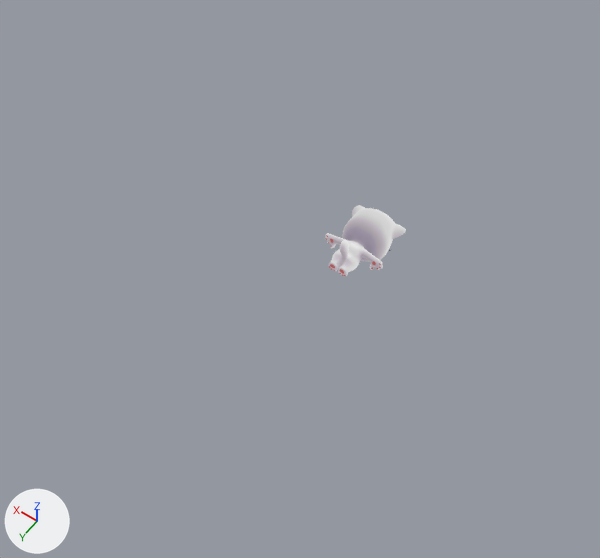
One commit to the glTF model assets/models/Character/scene.gltf: the scene before it, then after it.
One viewpoint serves both versions: a 50 mm camera at (-2.24, 3.66, 5.34) aimed at (0.06, 0.44, 0.29). Every picture has the same lights, and +X, +Y and +Z are marked at lower left. Where no turn or scale is listed for an object, it has been applied to the vertices. Vertices at the same position are counted once.

Before the edit, the objects in view are built like this:
```python
me_mesh_0 = bpy.data.meshes.new('mesh_0')
me_mesh_0.from_pydata(...)  # 1610 vertices, 3114 faces; spans x -0.287..0.287, y -0.322..0.0, z -0.104..0.265
me_mesh_0.materials.append(mat_body)
me_mesh_0_001 = bpy.data.meshes.new('mesh_0.001')
me_mesh_0_001.from_pydata(...)  # 2236 vertices, 4274 faces; spans x -0.252..0.252, y -0.214..0.179, z 0.288..0.718
me_mesh_0_001.materials.append(mat_head)
ob_object_7 = bpy.data.objects.new('Object_7', me_mesh_0)
ob_object_7.location = (0.0, 0.0, 0.0)
ob_object_8 = bpy.data.objects.new('Object_8', me_mesh_0_001)
ob_object_8.location = (0.0, 0.0, 0.0)
ob_object_8.rotation_euler = (1.571, 0.0, 0.0)  # degrees (90, 0, 0)
```
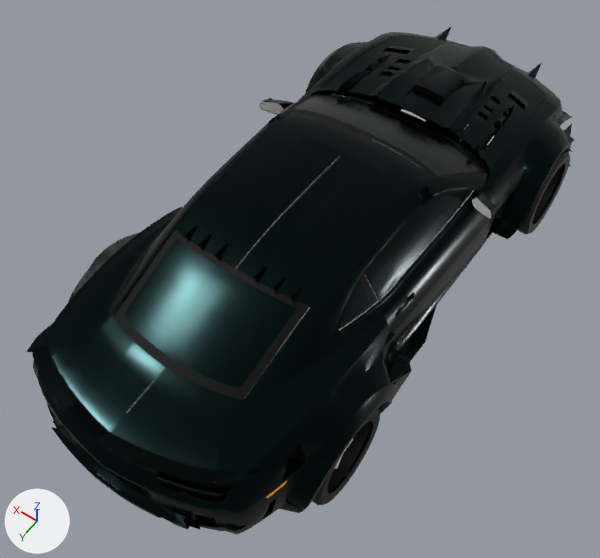
What changed in the scene script:
```text
Change me_mesh_0_001:
    used by ob_object_8; location = (0.0, 0.0, 0.0); rotation_euler = (1.571, 0.0, 0.0), in degrees (90, 0, 0)
    remove me_mesh_0_001.from_pydata(...)  # 2236 vertices, 4274 faces; spans x -0.252..0.252, y -0.214..0.179, z 0.288..0.718
    remove me_mesh_0_001.materials.append(mat_head)
    add me_mesh_0_001.from_pydata(...)  # 219 vertices, 274 faces; spans x -0.791..0.791, y -1.421..1.338, z -0.164..0.142
    me_mesh_0_001 part 1: 2236 vertices removed from x -0.252..0.252, y -0.214..0.179, z 0.288..0.718
    me_mesh_0_001 part 2: 219 vertices added at x -0.791..0.791, y -1.421..1.338, z -0.164..0.142
    add me_mesh_0_001.materials.append(mat_material_004)  # black #011112
Add me_object_12:
    me_object_12.from_pydata([(-0.83, -1.98, -1.16), (0.83, -1.98, -1.16), (-0.74, -1.98, -0.55), (0.77, -1.98, -0.55)], [], [(0, 1, 3), (0, 3, 2)])
    me_object_12.materials.append(mat_material_002)  # black #171717
Remove ob_object_7:
    ob_object_7 = bpy.data.objects.new('Object_7', me_mesh_0)
Change ob_object_8:
    add ob_object_8.parent = ob_gum_004_3
    ob_object_8.rotation_euler: (1.571, 0.0, 0.0) -> (0.0, 0.0, 0.0)  # degrees (90, 0, 0) -> degrees (0, 0, 0)
Add ob_gum_004_3:
    ob_gum_004_3 = bpy.data.objects.new('gum.004_3', None)
    ob_gum_004_3.parent = ob_gltf_scenerootnode
    ob_gum_004_3.location = (0.0, 0.538, 1.099)
Add ob_object_60:
    ob_object_60 = bpy.data.objects.new('Object_60', me_object_28)  # 691 vertices, 1078 faces; spans x -0.37..0.37, y -0.37..2.21, z -0.32..0.58; in mat_material_004 (black #011112)
    ob_object_60.location = (-0.001, 0.371, 0.748)
Add ob_object_58:
    ob_object_58 = bpy.data.objects.new('Object_58', me_object_27)  # 39 vertices, 54 faces; spans x -0.351..0.351, y -0.643..-0.358, z 0.501..0.565; in mat_material_004 (black #011112)
    ob_object_58.location = (-0.001, 0.371, 0.748)
Add ob_object_56:
    ob_object_56 = bpy.data.objects.new('Object_56', me_object_26)  # 410 vertices, 586 faces; spans x -0.371..0.371, y -2.968..-2.358, z -0.641..0.079; in mat_material_004 (black #011112)
    ob_object_56.location = (-0.001, 0.371, 0.748)
Add ob_object_52:
    ob_object_52 = bpy.data.objects.new('Object_52', me_object_24)  # 216 vertices, 360 faces; spans x -0.328..0.076, y -0.523..0.134, z -0.343..0.343; in mat_material_003 (black #011112)
    ob_object_52.location = (0.934, -1.223, 0.347)
Add ob_object_50:
    ob_object_50 = bpy.data.objects.new('Object_50', me_object_23)  # 8130 vertices, 14662 faces; spans x -1.13..1.13, y -2.98..2.18, z -0.66..0.58; in mat_material_004 (black #011112)
    ob_object_50.location = (-0.001, 0.371, 0.748)
Add ob_object_48:
    ob_object_48 = bpy.data.objects.new('Object_48', me_object_22)  # 201 vertices, 310 faces; spans x -0.423..0.423, y -2.444..-1.16, z 0.033..0.249; in mat_material_004 (black #011112)
    ob_object_48.location = (0.0, 0.191, 0.753)
Add ob_object_46:
    ob_object_46 = bpy.data.objects.new('Object_46', me_object_21)  # 52 vertices, 80 faces; spans x -0.143..0.143, y -1.862..-1.43, z 0.131..0.282; in mat_material_004 (black #011112)
    ob_object_46.location = (0.0, 0.191, 0.753)
Add ob_object_42:
    ob_object_42 = bpy.data.objects.new('Object_42', me_object_19)  # 34 vertices, 30 faces; spans x -0.643..0.643, y -1.842..-1.122, z 0.131..0.255; in mat_material_004 (black #011112)
    ob_object_42.location = (0.01, 0.182, 0.738)
Add ob_object_38:
    ob_object_38 = bpy.data.objects.new('Object_38', me_object_17)  # 24 vertices, 36 faces; spans x -0.013..0.025, y -0.194..0.206, z -0.276..0.255; in mat_material_0 (white #ffffff)
    ob_object_38.location = (-0.971, 1.461, 0.275)
Add ob_object_36:
    ob_object_36 = bpy.data.objects.new('Object_36', me_object_16)  # 834 vertices, 1660 faces; spans x -1.12..1.12, y -0.35..0.4, z 0.1..0.85; in mat_material_016 (black #000000)
    ob_object_36.location = (0.041, 1.427, -0.197)
Add ob_object_30:
    ob_object_30 = bpy.data.objects.new('Object_30', me_object_16.copy())
    ob_object_30.location = (0.0, -1.499, -0.16)
Add ob_object_28:
    ob_object_28 = bpy.data.objects.new('Object_28', me_object_12)
    ob_object_28.location = (0.0, 0.0, 1.353)
Add ob_object_24:
    ob_object_24 = bpy.data.objects.new('Object_24', me_object_10)  # 348 vertices, 454 faces; spans x -0.498..0.498, y -2.675..-2.483, z -0.121..0.081; in mat_material_008 (white #e7e7e7)
    ob_object_24.location = (0.0, 0.34, 0.655)
Add ob_object_22:
    ob_object_22 = bpy.data.objects.new('Object_22', me_object_9)  # 72 vertices, 106 faces; spans x -0.9..0.9, y 0.23..0.46, z 0.05..0.08; in mat_material_004 (black #011112)
    ob_object_22.location = (0.0, 0.191, 0.753)
Add ob_object_14:
    ob_object_14 = bpy.data.objects.new('Object_14', me_object_5)  # 36 vertices, 58 faces; spans x -0.946..-0.903, y 1.277..1.453, z -0.014..0.03; in mat_material_007 (orange #ffb102)
    ob_object_14.location = (0.0, 0.694, 0.678)
Add ob_object_12:
    ob_object_12 = bpy.data.objects.new('Object_12', me_object_4)  # 463 vertices, 760 faces; spans x -0.76..0.76, y 1.73..2.39, z -0.26..-0.01; in mat_material_002 (black #171717)
    ob_object_12.location = (0.0, 0.173, 0.405)
Add ob_object_10:
    ob_object_10 = bpy.data.objects.new('Object_10', me_object_3)  # 38 vertices, 34 faces; spans x -1.03..1.03, y -0.03..0.04, z -0.06..0.06; in mat_material_0 (white #ffffff)
    ob_object_10.location = (0.0, -0.402, 0.974)
Add ob_object_6:
    ob_object_6 = bpy.data.objects.new('Object_6', me_object_1)  # 62 vertices, 84 faces; spans x -0.728..0.722, y -0.056..0.049, z -0.064..0.034; in mat_material_004 (black #011112)
    ob_object_6.location = (0.008, -0.917, 0.936)
Add ob_object_4:
    ob_object_4 = bpy.data.objects.new('Object_4', me_object_0)  # 262 vertices, 306 faces; spans x -0.81..0.81, y -1.62..1.4, z -0.28..0.13; in mat_material_002 (black #171717)
    ob_object_4.location = (0.0, 0.535, 1.129)
```

Pixel boxes [x1, y1, x2, y2] of what changed, in the pictures (600 x 558 px):
'Object_50', added (black)
    after: [27, 26, 575, 534]
'Object_60', added
    after: [59, 134, 384, 517]
'Object_8', reshaped, moved, turned
    before: [342, 205, 406, 262]
    after: [125, 96, 477, 387]
'Object_4', added (black)
    after: [113, 93, 491, 400]
'Object_48', added (black)
    after: [367, 43, 512, 138]
'Object_58', added (black)
    after: [304, 119, 406, 173]
'Object_36', added (black)
    after: [115, 268, 380, 505]
'Object_30', added (black)
    after: [352, 66, 570, 234]
'Object_7', deleted
    before: [325, 233, 383, 276]
'Object_46', added (black)
    after: [413, 65, 465, 101]
'Object_42', added (black)
    after: [343, 55, 512, 151]
'Object_6', added
    after: [328, 92, 486, 165]
'Object_10', added
    after: [260, 102, 491, 219]
'Object_28', added
    after: [390, 54, 514, 136]
'Object_12', added
    after: [107, 416, 217, 526]
'Object_56', added
    after: [447, 42, 517, 70]
'Object_22', added
    after: [396, 292, 415, 316]
'Object_14', added
    after: [266, 481, 287, 498]
'Object_38', added
    after: [335, 439, 353, 469]
part 1 of me_mesh_0_001, deleted
    before: [342, 205, 406, 262]
part 2 of me_mesh_0_001, added
    after: [125, 96, 477, 387]
